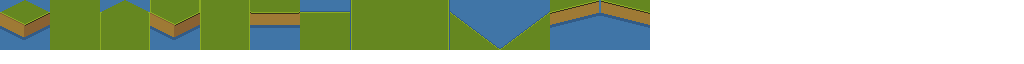
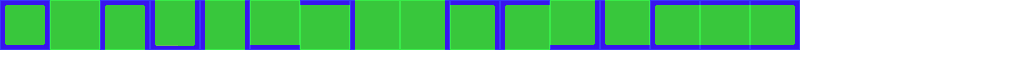
Revision of a layered w=1024, h=64 image; what changed, layer by layer:
added layer "Layer 27" above "Layer 26" over [750, 0, 800, 50]
added layer "Layer 26" above "Layer 25" over [700, 0, 750, 50]
added layer "Layer 25" above "Layer 1" over [650, 0, 700, 50]
hid "Layer 1" over [0, 0, 650, 50]
added layer "Layer 12" above "Layer 24" over [0, 0, 50, 50]
added layer "Layer 24" above "Layer 23" over [600, 0, 650, 50]
added layer "Layer 23" above "Layer 22" over [550, 0, 600, 50]
added layer "Layer 22" above "Layer 21" over [500, 0, 550, 50]
added layer "Layer 21" above "Layer 20" over [450, 0, 500, 50]
added layer "Layer 20" above "Layer 19" over [400, 0, 450, 50]
added layer "Layer 19" above "Layer 18" over [350, 0, 400, 50]
added layer "Layer 18" above "Layer 17" over [300, 0, 350, 50]
added layer "Layer 17" above "Layer 16" over [250, 0, 300, 50]
added layer "Layer 16" above "Layer 15" over [200, 0, 250, 50]
added layer "Layer 15" above "Layer 14" over [150, 0, 200, 50]
added layer "Layer 14" above "Layer 13" over [100, 0, 150, 50]
added layer "Layer 13" above "Basic grass-tiles" over [50, 0, 100, 50]
